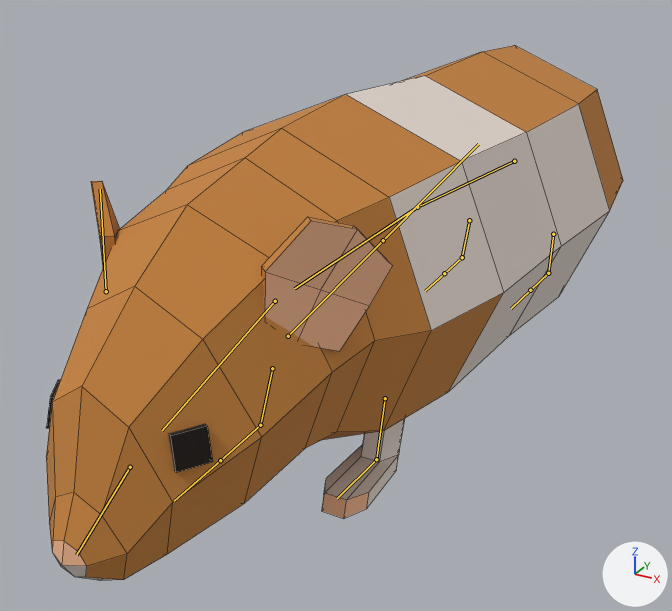
One commit to the FBX model Assets/Art/3D/Hamster/Hamster_Animated.fbx: the scene before it, then after it.
Rendered twice from a camera (50 mm lens) standing at (1.22, -2.67, 1.53) and looking at (-0.15, -0.17, 0.28). Arrows for +X, +Y and +Z are at lower right; the lights stay in place. The older version comes first. The bones that change, and the others that lie on the model, are drawn over the model as lines. Mesh edges are drawn as thin lines.

In view in the first picture: 'Mesh_Hamster'.
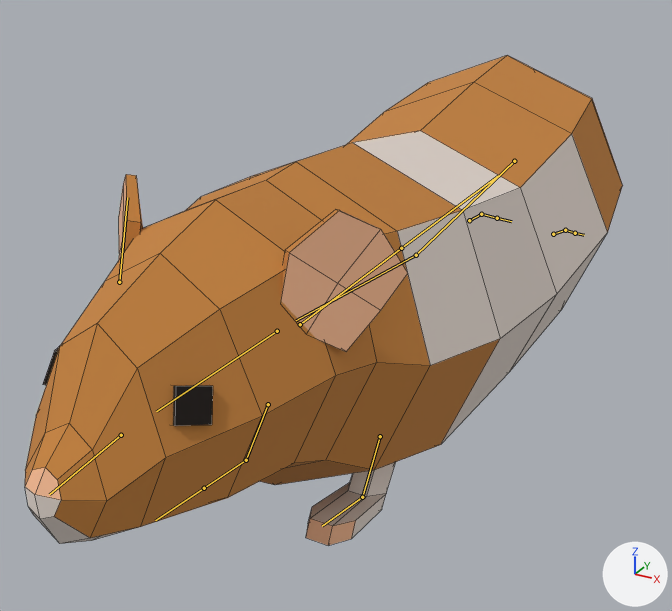
The newer file adds an action. The first version stands in its rest pose; the second is drawn at frame 1 of the action 'Origin|Hamster_Slide'.

Pixel boxes (x1, y1, x2, y2) of what changed, in the pictures (672 x 611 px):
'Mesh_Hamster', posed (9% shorter)
    before: (46, 45, 623, 581)
    after: (25, 55, 623, 545)
bone 'Hip', root to tip
    before: (514, 161) to (417, 207)
    after: (514, 161) to (416, 255)
bone 'Chest', root to tip
    before: (417, 207) to (294, 288)
    after: (416, 255) to (296, 320)
bone 'FrontLeg.L', root to tip
    before: (385, 398) to (376, 459)
    after: (380, 436) to (362, 497)
bone 'FrontFoot.L', root to tip
    before: (376, 459) to (337, 498)
    after: (362, 497) to (322, 526)
bone 'FrontLeg.R', root to tip
    before: (272, 368) to (260, 425)
    after: (268, 404) to (246, 460)
bone 'FrontFoot.R', root to tip
    before: (260, 425) to (220, 460)
    after: (246, 460) to (204, 488)
bone 'Head', root to tip
    before: (275, 301) to (162, 430)
    after: (277, 331) to (156, 411)
bone 'Nose', root to tip
    before: (130, 467) to (76, 555)
    after: (121, 435) to (49, 494)
bone 'BackLeg.L', root to tip
    before: (553, 234) to (548, 273)
    after: (553, 234) to (565, 230)
bone 'BackFoot.L', root to tip
    before: (548, 273) to (530, 290)
    after: (565, 230) to (575, 233)
bone 'BackLeg.R', root to tip
    before: (469, 220) to (462, 257)
    after: (469, 220) to (481, 214)
bone 'BackFoot.R', root to tip
    before: (462, 257) to (444, 273)
    after: (481, 214) to (497, 218)

The change in detail:
Bone 'Hip' (bone_hip) turns from (0, 0, 0) to (10, 0, 0) degrees about its own x, y and z.
Bone 'Chest' (bone_chest) turns from (0, 0, 0) to (-15, 0, 0) degrees about its own x, y and z.
Bone 'FrontLeg.L' (bone_frontleg_l) turns from (0, 0, 0) to (-3, -1, -15) degrees about its own x, y and z.
Bone 'FrontFoot.L' (bone_frontfoot_l) turns from (0, 0, 0) to (2, -1, 10) degrees about its own x, y and z.
Bone 'FrontLeg.R' (bone_frontleg_r) turns from (0, 0, 0) to (-3, 1, 15) degrees about its own x, y and z.
Bone 'FrontFoot.R' (bone_frontfoot_r) turns from (0, 0, 0) to (3, 1, -12) degrees about its own x, y and z.
Bone 'Head' (bone_head) turns from (0, 0, 0) to (-11, 0, 0) degrees about its own x, y and z.
Bone 'Nose' (bone_nose) turns from (0, 0, 0) to (-9, 0, 0) degrees about its own x, y and z.
Bone 'BackLeg.L' (bone_backleg_l) turns from (0, 0, 0) to (15, -11, 93) degrees about its own x, y and z.
Bone 'BackFoot.L' (bone_backfoot_l) turns from (0, 0, 0) to (10, -8, 62) degrees about its own x, y and z.
Bone 'BackLeg.R' (bone_backleg_r) turns from (0, 0, 0) to (15, 12, -98) degrees about its own x, y and z.
Bone 'BackFoot.R' (bone_backfoot_r) turns from (0, 0, 0) to (10, 7, -58) degrees about its own x, y and z.
